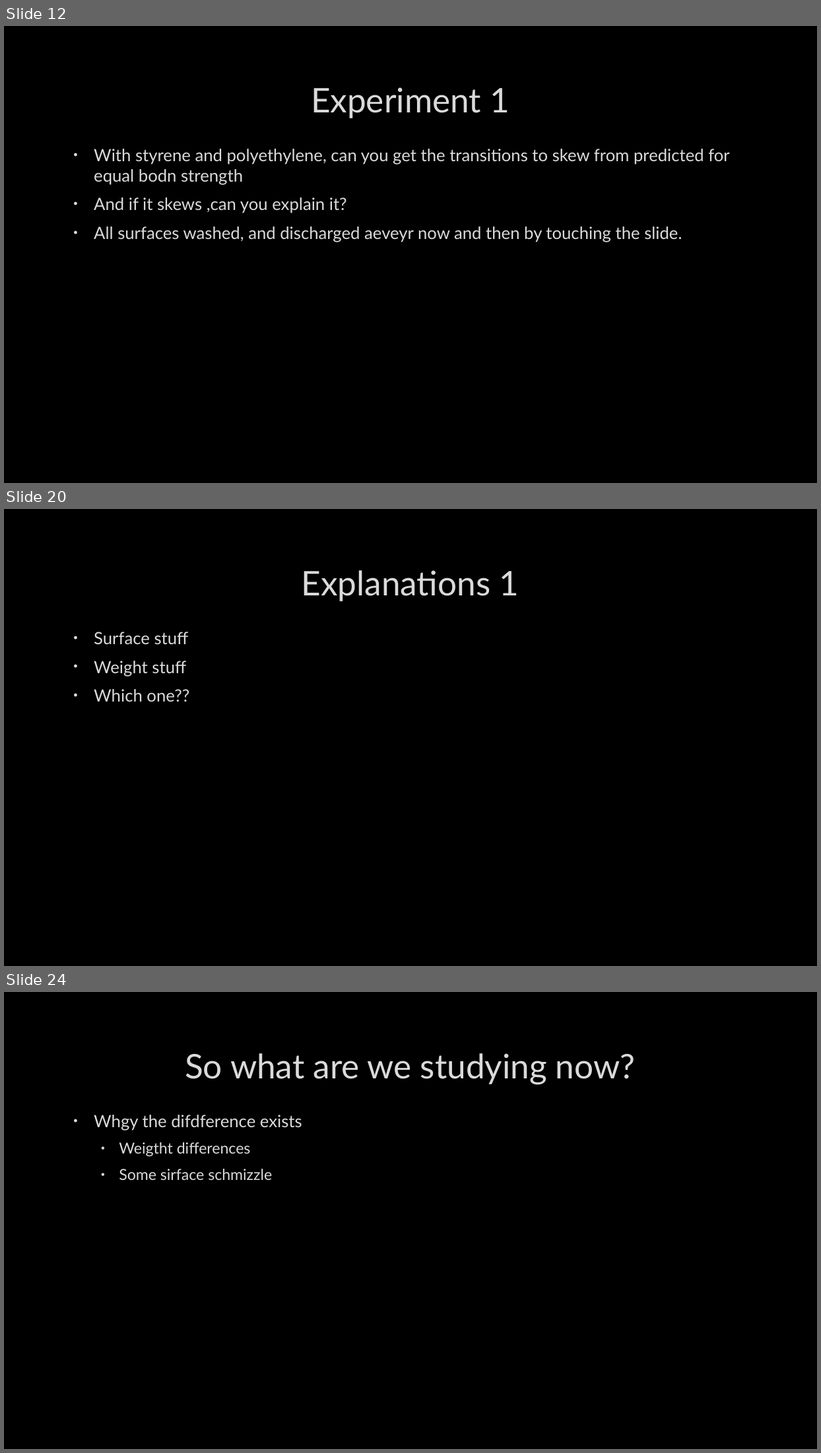
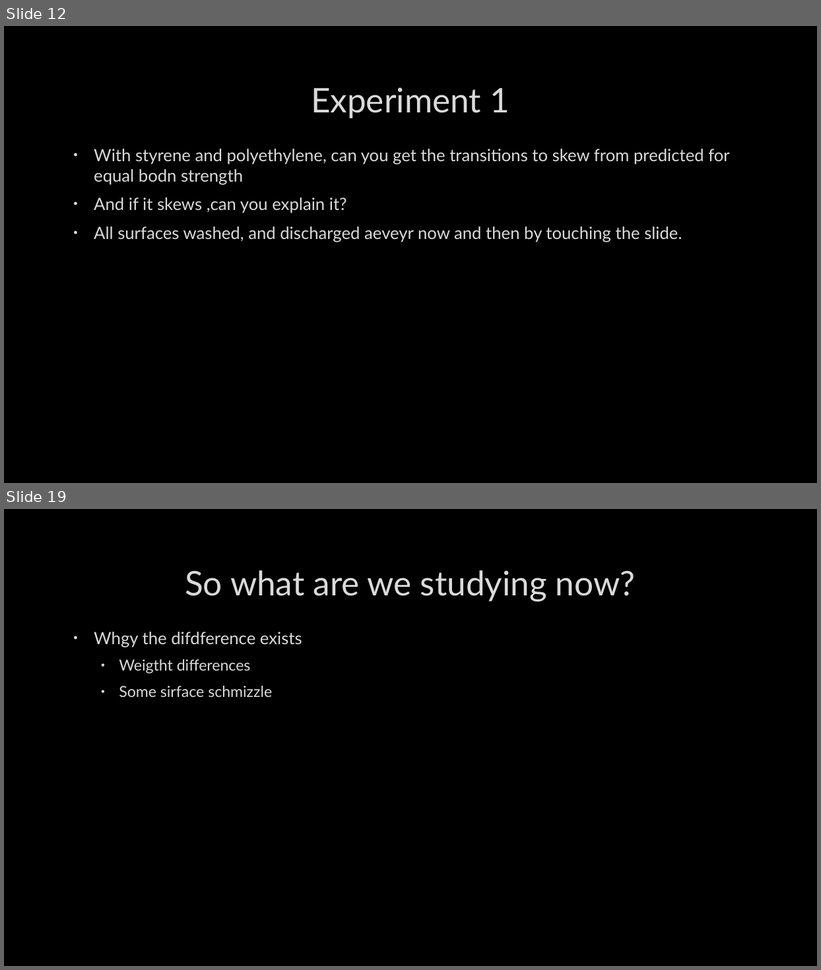
Before and after one commit to TchakamauRa/Soft-Matter, a slide deck: Backup copy.pptx. Shown one above the other, each under a label of ours: slides 12, 20 and 24 before the commit, slides 12 and 19 after it; the slides between them are not shown. The pictures are 821x1453 and 821x970 pixels, drawn with LibreOffice and Linux fonts; fonts in the diff are those of the drawing; background and template pictures are left out. Boxes give left, top, right and bottom in pixels: in the first picture for what was removed or moved away, otherwise in the second. Text is boxed around its words. In the diff, an @@ line names an element or a change of style, - is before the commit and + after.

```diff
--- a/Backup copy.pptx
+++ b/Backup copy.pptx
@@ slide 20 removed at (4, 509, 817, 966), background picture (left out) @@
@@ title removed at (302, 570, 519, 601) @@
-Explanations 1
@@ text removed at (94, 632, 189, 702) @@
-• Surface stuff
-• Weight stuff
-• Which one??
@@ what was slide 24 is now slide 19 @@
```
Also in this commit, not shown: 6 slides changed, 4 other slides removed, 5 other files.
